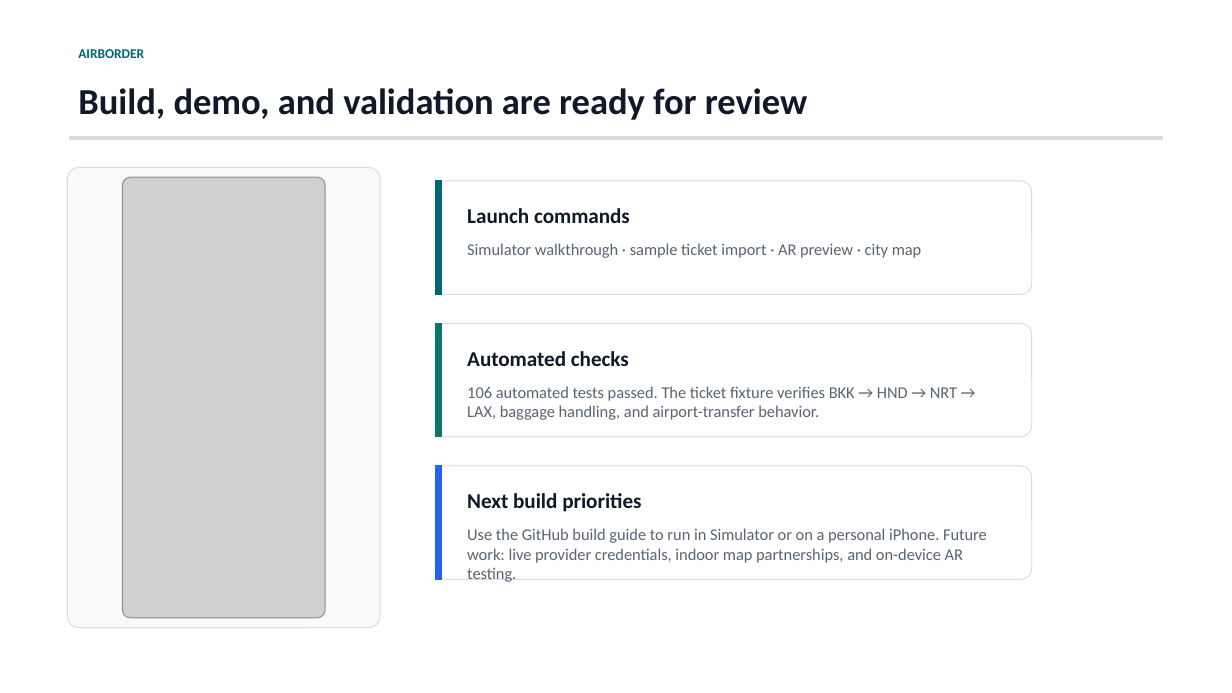
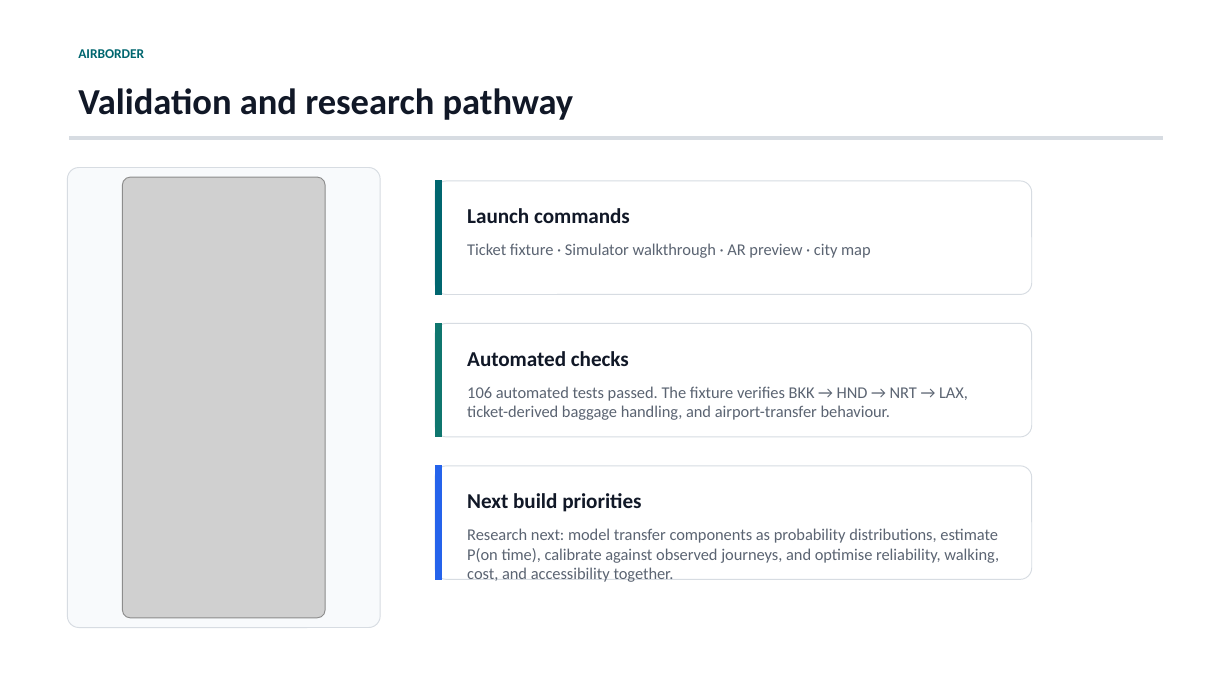
Before and after one commit to MayFairMI6/AirBorder, a slide deck: slide 12 of Submission/AirBorder-Deliverables/AirBorder-Presentation.pptx. Drawn at 1232x693 pixels with LibreOffice and Linux fonts; fonts in the diff are those of the drawing; grey boxes stand for pictures. Boxes give left, top, right and bottom in pixels: in the first picture for what was removed or moved away, otherwise in the second. Text is boxed around its words. In the diff, an @@ line names an element or a change of style, - is before the commit and + after.

```diff
--- a/Submission/AirBorder-Deliverables/AirBorder-Presentation.pptx
+++ b/Submission/AirBorder-Deliverables/AirBorder-Presentation.pptx
@@ text at (x1=78, y1=88, x2=574, y2=120): text changed @@
-Build, demo, and validation are ready for review
+Validation and research pathway
@@ text at (x1=467, y1=243, x2=870, y2=258): text changed @@
-Simulator walkthrough · sample ticket import · AR preview · city map
+Ticket fixture · Simulator walkthrough · AR preview · city map
@@ text at (x1=467, y1=386, x2=968, y2=420): text changed @@
-106 automated tests passed. The ticket fixture verifies BKK → HND → NRT → LAX, baggage handling, and airport-transfer behavior.
+106 automated tests passed. The fixture verifies BKK → HND → NRT → LAX, ticket-derived baggage handling, and airport-transfer behaviour.
@@ text at (x1=467, y1=528, x2=999, y2=582): text changed @@
-Use the GitHub build guide to run in Simulator or on a personal iPhone. Future work: live provider credentials, indoor map partnerships, and on-device AR testing.
+Research next: model transfer components as probability distributions, estimate P(on time), calibrate against observed journeys, and optimise reliability, walking, cost, and accessibility together.
```
Also in this commit, not shown: 1 other slide changed.
